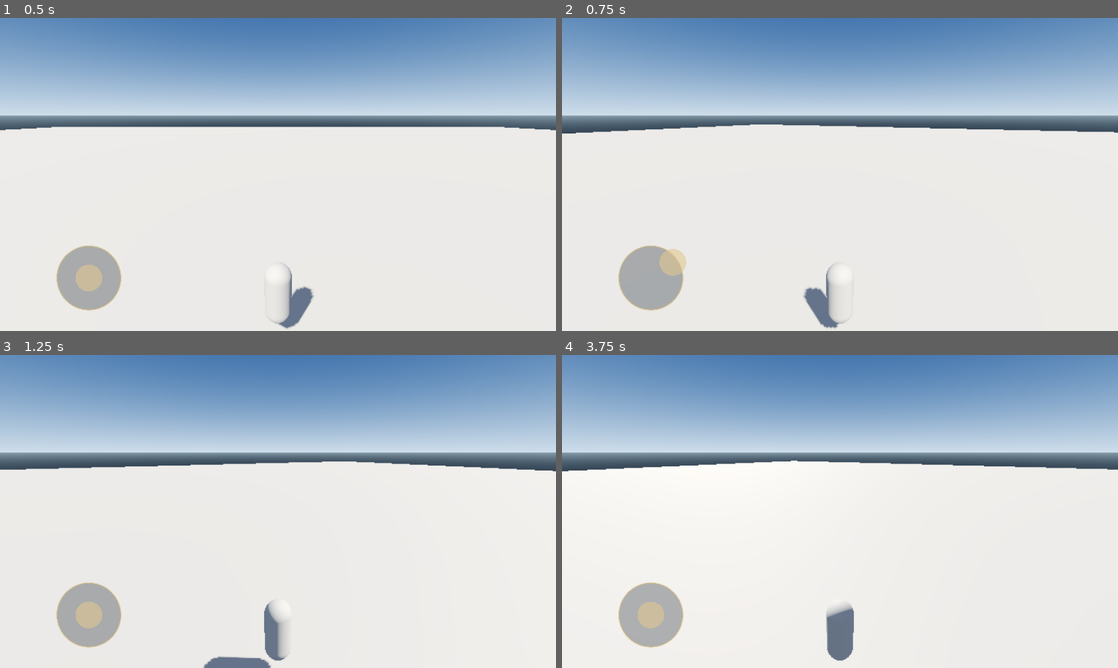
Above: before the commit, frames 1-4 (two rows, left to right).
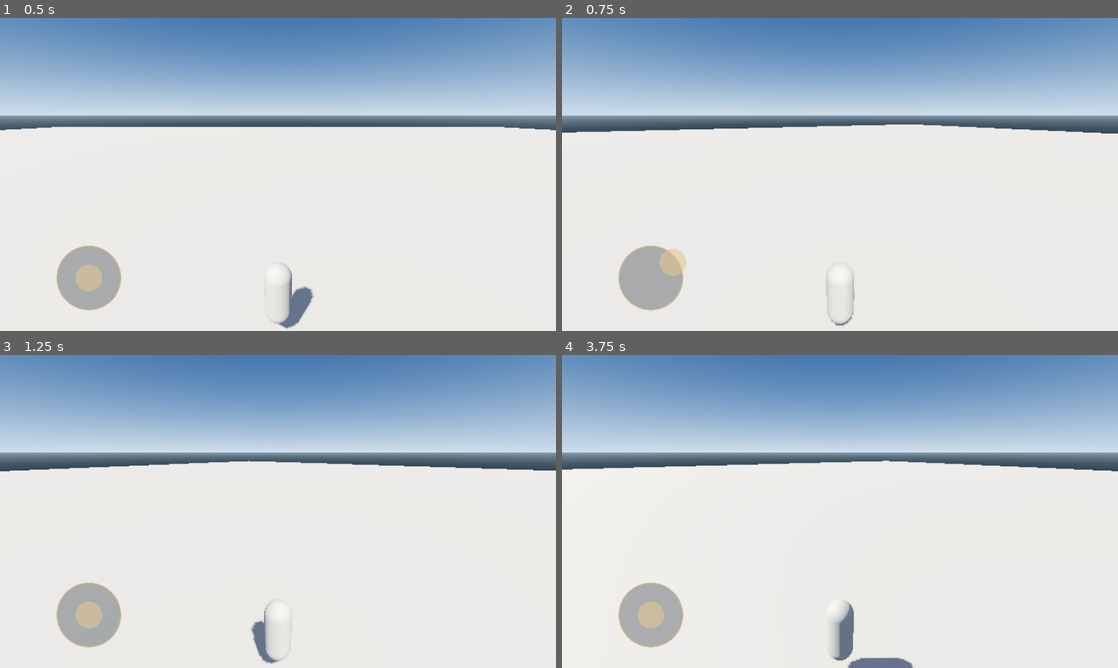
Above: after the commit, the same moments.

Repository: itok1234/FAMILY-COLONY
Game: Godot game, scene res://scenes/world.tscn
The game is run twice, just before and just after one commit, with the same random seed, the same clock (stepped at 60 frames per second) and the same inputs.
Inputs (mouse positions are in pixels of both pictures, inside the frame that each line leads up to):
- Up to frame 1 (0.5 s): no input
- Up to frame 2 (0.75 s): tap Enter at 0.5 s; drag from (650, 277) to (895, 105) at 0.52 s
- Up to frame 3 (1.25 s): no input
- Up to frame 4 (3.75 s): drag from (728, 527) to (812, 574) at 1.27 s; tap Space at 2 s; move the mouse to (895, 442) at 2.02 s; hold D (move_right) 2.03-2.75 s; drag from (812, 574) to (673, 464) at 2.77 s; tap Enter at 3.5 s; move the mouse to (1006, 558) at 3.52 s; hold A (move_left) from 3.53 s (still down)

Frame 1 is identical in both runs. In frame 2, 1.3% of the frame differs, in the area x 0-100%, y 34-100%; in frame 3, 1.7%, in the area x 0-100%, y 33-100%; in frame 4, 1.3%.

Commit message:
Correct touch joystick forward direction

Diff:
--- a/godot_world/scripts/mobile_joystick.gd
+++ b/godot_world/scripts/mobile_joystick.gd
@@ -40,7 +40,7 @@
 func _update_stick(position: Vector2) -> void:
 	var delta := position - _origin
 	_knob = delta.limit_length(knob_limit)
-	_output = Vector2(_knob.x, -_knob.y) / knob_limit
+	_output = _knob / knob_limit
 	if _output.length() < deadzone:
 		_output = Vector2.ZERO
 	queue_redraw()
